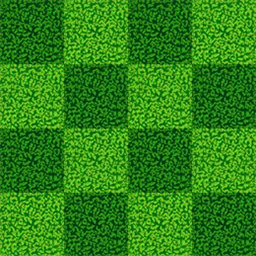
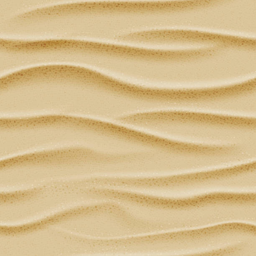
Layers edited between the first and the second w=256, h=256 image:
added layer "Layer 4" above "Layer 5" over [left=0, top=0, right=256, bottom=256]
added layer "Layer 5" above "Group 1 copy 4" over [left=0, top=0, right=256, bottom=256]
added layer "Group 1 copy 4" (overlay, 2%) above "Group 1 copy 6" over [left=0, top=0, right=256, bottom=256]
added layer "Group 1 copy 6" above "Group 1 copy 5" over [left=0, top=0, right=256, bottom=256]
added layer "Group 1 copy 5" above "Group 1 copy 3" over [left=0, top=0, right=256, bottom=256]
"Layer 1": opacity 100% → 83%, moved it into group "Group 1" over [left=0, top=0, right=256, bottom=256]
removed layer "Background" over [left=0, top=0, right=256, bottom=256]
